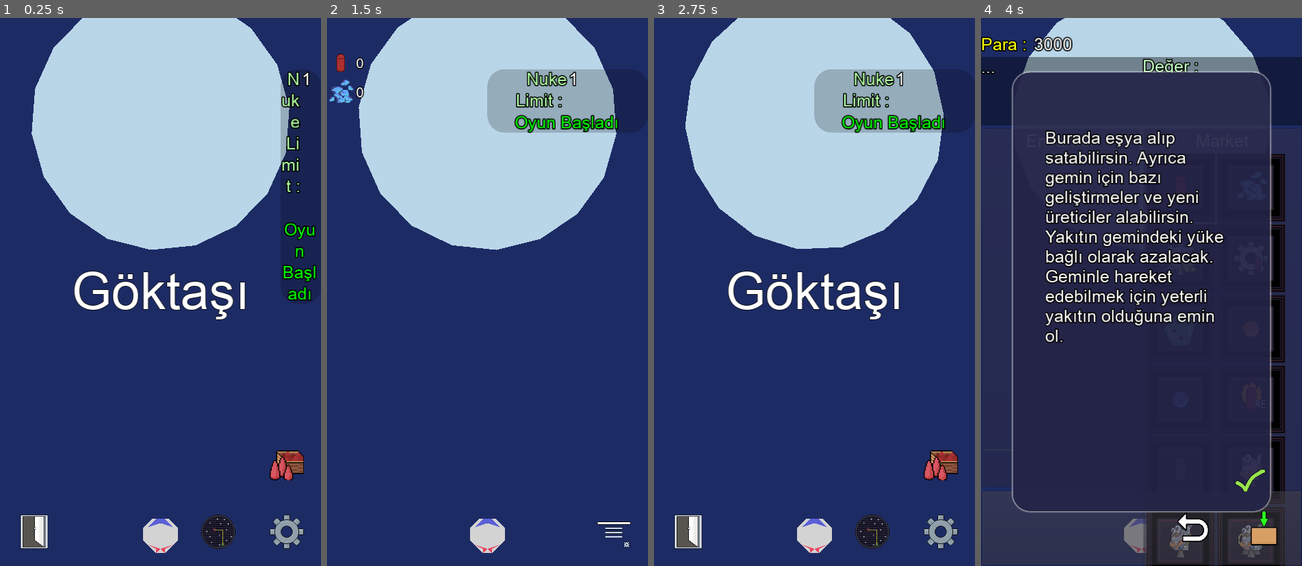
Above: before the commit, frames 1-4 (left to right).
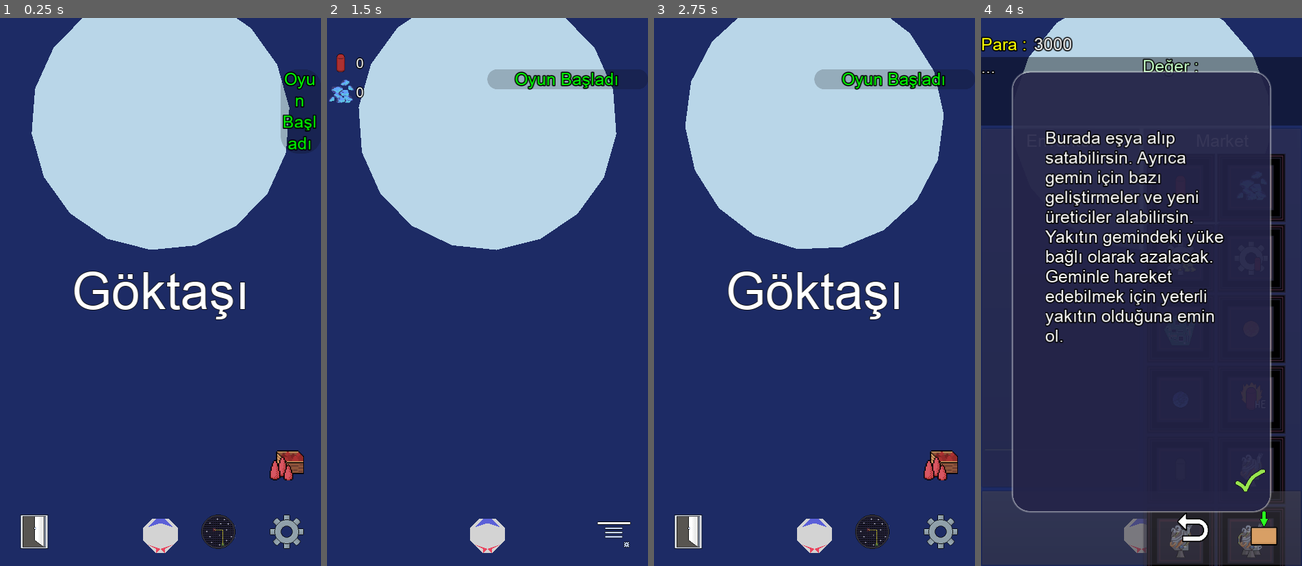
Above: after the commit, the same moments.

Repository: UmutSanci01/Goktasi-2
Game: Godot game, scene res://Main/Main.tscn
The game is run twice, just before and just after one commit, with the same random seed, the same clock (stepped at 60 frames per second) and the same inputs. The engine's default icon, where the game draws it, is replaced by a stand-in: a white triangle on a blue panel in a dark square.
Inputs (mouse positions are in pixels of both pictures, inside the frame that each line leads up to):
- Up to frame 1 (0.25 s): no input
- Up to frame 2 (1.5 s): click (487, 292) at 0.5 s; click (596, 478) at 1.25 s
- Up to frame 3 (2.75 s): click "Menu" at 2 s
- Up to frame 4 (4 s): click (1141, 292) at 2.75 s; click "Menu" at 3.5 s

The runs differ from the first frame. In frame 1, 1.6% of the frame differs, in the area x 87-99%, y 9-52%; in frame 2, 3.9%, in the area x 49-91%, y 9-21%; in frame 3, 3.9%; in frame 4, nothing differs.

Commit message:
Fix bugs

Diff:
--- a/GUI/InGame/AmmoChoiceMenu.gd
+++ b/GUI/InGame/AmmoChoiceMenu.gd
@@ -34,6 +34,7 @@
 
 		var new_slot = slot_scene.instance()
 		slot_container.add_child(new_slot)
+		new_slot.texture_normal = null
 
 		new_slot.call_deferred("set_item", item_id, amount, data.texture)
 
--- a/GUI/InGame/AmmoChoiceMenu.tscn
+++ b/GUI/InGame/AmmoChoiceMenu.tscn
@@ -11,21 +11,6 @@
 corner_radius_bottom_left = 45
 corner_detail = 12
 shadow_color = Color( 0, 0, 0, 0 )
-
-[sub_resource type="Animation" id=2]
-length = 0.001
-tracks/0/type = "value"
-tracks/0/path = NodePath(".:rect_scale")
-tracks/0/interp = 1
-tracks/0/loop_wrap = true
-tracks/0/imported = false
-tracks/0/enabled = true
-tracks/0/keys = {
-"times": PoolRealArray( 0 ),
-"transitions": PoolRealArray( 1 ),
-"update": 0,
-"values": [ Vector2( 1.5, 1.5 ) ]
-}
 
 [sub_resource type="Animation" id=3]
 resource_name = "Show"
@@ -41,13 +26,13 @@
 "times": PoolRealArray( 0, 0.05 ),
 "transitions": PoolRealArray( 1, 1 ),
 "update": 0,
-"values": [ Vector2( 1.5, 0 ), Vector2( 1.5, 1.5 ) ]
+"values": [ Vector2( 0.6, 0 ), Vector2( 0.6, 0.6 ) ]
 }
 
 [node name="AmmoChoiceMenu" type="Control"]
 anchor_right = 1.0
 anchor_bottom = 1.0
-rect_scale = Vector2( 1.5, 1.5 )
+rect_scale = Vector2( 0.8, 1e-05 )
 script = ExtResource( 4 )
 slot_scene = ExtResource( 1 )
 
@@ -59,7 +44,6 @@
 margin_right = 128.0
 
 [node name="AnimationPlayer" type="AnimationPlayer" parent="."]
-anims/RESET = SubResource( 2 )
 anims/Show = SubResource( 3 )
 __meta__ = {
 "_editor_description_": "Deneme"
--- a/Game/TimerConsumption.gd
+++ b/Game/TimerConsumption.gd
@@ -11,7 +11,7 @@
 func _ready():
 	if PlayerInventory.connect("update_inv", self, "update_fuel_consumption"): pass
 	if fuel_timer.connect("timeout", self, "_on_FuelTimer_timeout"): pass
-	if Upgrade.connect("engine_upgrated", self, "_on_EngineUpgrated"): pass
+	if Upgrade.connect("engine_upgraded", self, "_on_EngineUpgraded"): pass
 
 	calc_base_interval()
 	update_fuel_consumption()
@@ -37,12 +37,9 @@
 	soft_capacity = 500 + (Upgrade.engine_tier * 400) + (pow(Upgrade.engine_tier, 2) * 200)
 	base_interval = 10.0 + (Upgrade.engine_tier * 2.5)
 
-func _on_EngineUpgrated(_new_tier : int):
+func _on_EngineUpgraded(_new_tier : int):
 	calc_base_interval()
 	update_fuel_consumption()
-
-	InfoPanel.add_label("base interval", base_interval)
-
 
 func _on_FuelTimer_timeout():
 	if not PlayerInventory.use_item_by_type(Item.Type.FUEL):
--- a/Localization/Localization.csv
+++ b/Localization/Localization.csv
@@ -21,6 +21,8 @@
 KEY_NO_ORE_LEFT,"No Ore Left","Maden Kalmadı"
 KEY_ORE_REMAINING,"Ore Remaining","Maden Kaldı"
 KEY_NO_AMMO,"No Ammo","Mermi Kalmadı"
+KEY_BULLET_NUKE,"Nuclear Bullet","Nükleer Başlıklı Mermi"
+KEY_BULLET_NUKE_INFO,"High-yield tactical warhead. Annihilates large asteroids in a single detonation, scattering all trapped ores into space. Costly, high-risk, high-reward.","Yüksek tesirli taktiksel savaş başlığı. Büyük göktaşlarını tek patlamada yok ederek içindeki tüm madenleri uzaya saçar. Masraflı, yüksek riskli ve yüksek kazançlıdır."
 KEY_DETECTOR_NOT_FOUND,"Detector Not Found","Dedektör bulunamadı"
 KEY_DETECTOR_ACTIVE,"Ore Detector Active","Maden Dedektörü Aktif"
 KEY_DETECTOR_INACTIVE,"Ore Detector Inactive","Maden Dedektörü Pasif"
--- a/Store/Store.gd
+++ b/Store/Store.gd
@@ -134,7 +134,6 @@
 	nuke_count = 0
 
 	emit_signal("update_store", true)
-	InfoPanel.add_label("Nuke Limit", limited_items[Item.ID.BULLET_NUKE])
 
 func _on_Map_init():
 	calc_nuke_limit()
Not shown: 1 places in GUI/InGame/AmmoChoiceMenu.tscn that only renumber resources
